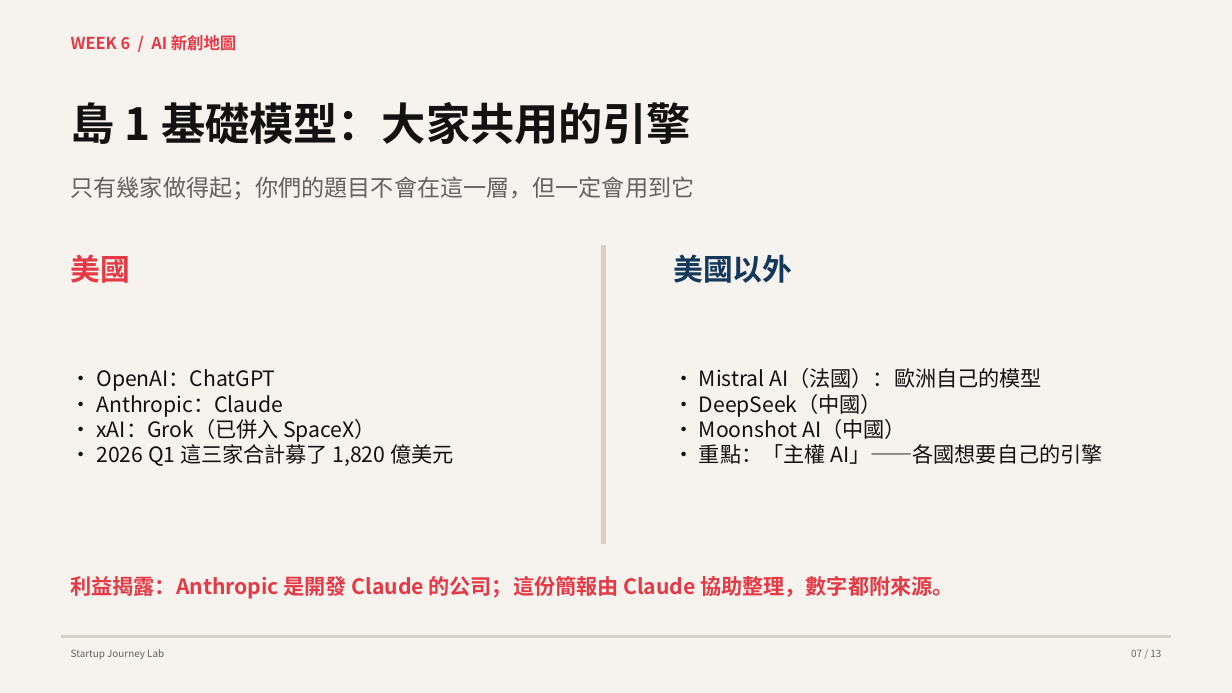
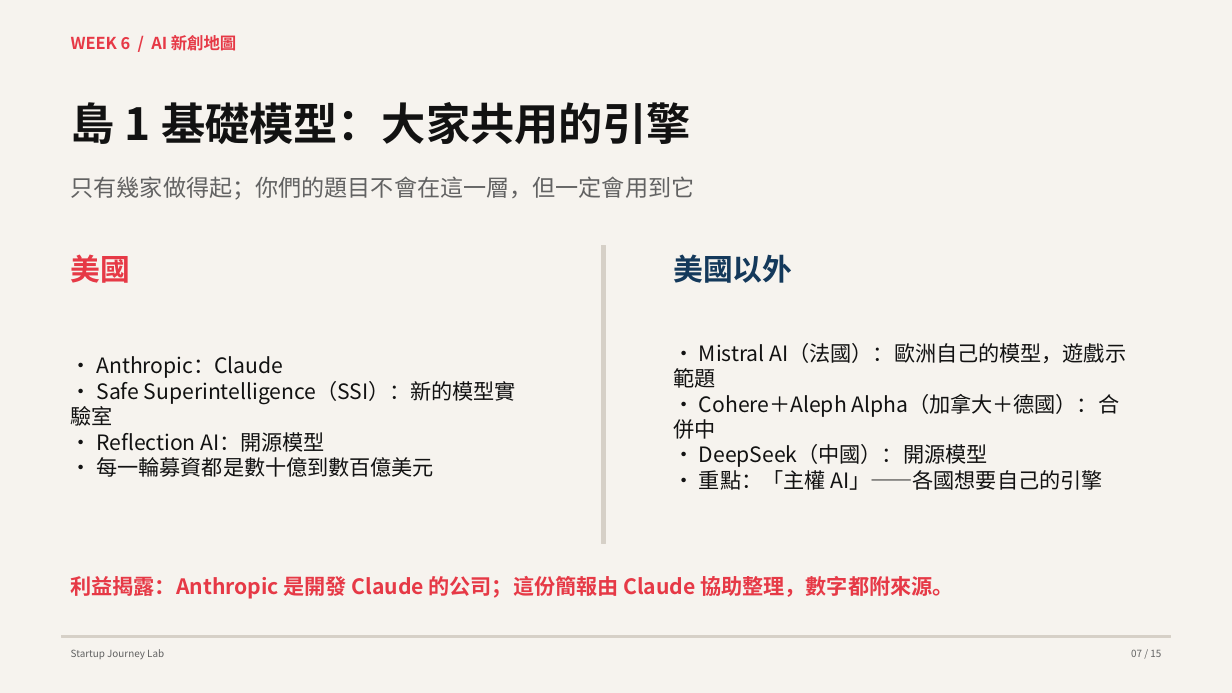
Before and after one commit to hpyuan1220/startup-journey-lab-app, a slide deck: slide 7 of materials/Week6_教學簡報.pptx. Drawn at 1232x693 pixels with LibreOffice and Linux fonts; fonts in the diff are those of the drawing. Boxes give left, top, right and bottom in pixels: in the first picture for what was removed or moved away, otherwise in the second. Text is boxed around its words. In the diff, an @@ line names an element or a change of style, - is before the commit and + after.

```diff
--- a/materials/Week6_教學簡報.pptx
+++ b/materials/Week6_教學簡報.pptx
@@ text at [673,343,1127,467]: text changed @@
-• Mistral AI（法國）：歐洲自己的模型
-• DeepSeek（中國）
-• Moonshot AI（中國）
+• Mistral AI（法國）：歐洲自己的模型，遊戲示範題
+• Cohere＋Aleph Alpha（加拿大＋德國）：合併中
+• DeepSeek（中國）：開源模型
@@ text at [71,381,516,477]: text changed @@
-• xAI：Grok（已併入 SpaceX）
-• 2026 Q1 這三家合計募了 1,820 億美元
+• Safe Superintelligence（SSI）：新的模型實驗室
+• Reflection AI：開源模型
+• 每一輪募資都是數十億到數百億美元
@@ text at [96,369,275,391]: paragraph removed @@
-• OpenAI：ChatGPT
```
Also in this commit, not shown: 12 other slides changed, 2 slides added, 4 other files.
